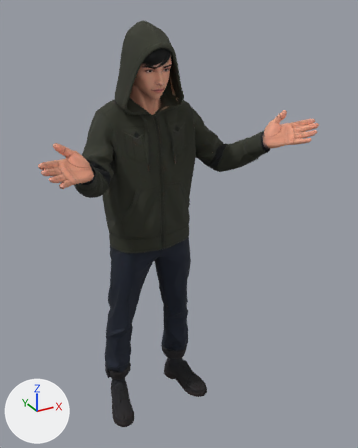
One commit to the glTF model public/models/ren.glb: the scene before it, then after it.
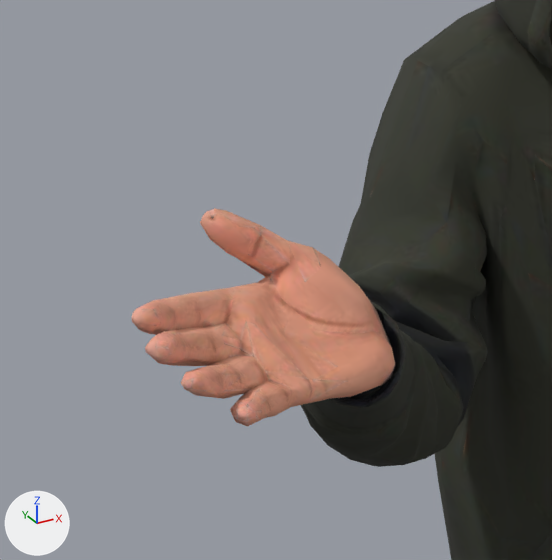
The first picture shows the older version from a camera (50 mm lens) standing at (-0.807, -1.578, 1.727) and looking at (0.066, 0.011, 0.932). The close-ups show the older and then the newer version on the part from 3% to 36% of the width and 22% to 49% of the height of that picture. Only the edits that show in the close-ups are written down. The axes (+X, +Y, +Z) are drawn at lower left. The lights are the same throughout. Where no turn or scale is listed for an object, it has been applied to the vertices. Vertices at exactly the same position are counted once.

The first close-up shows 'char1'.
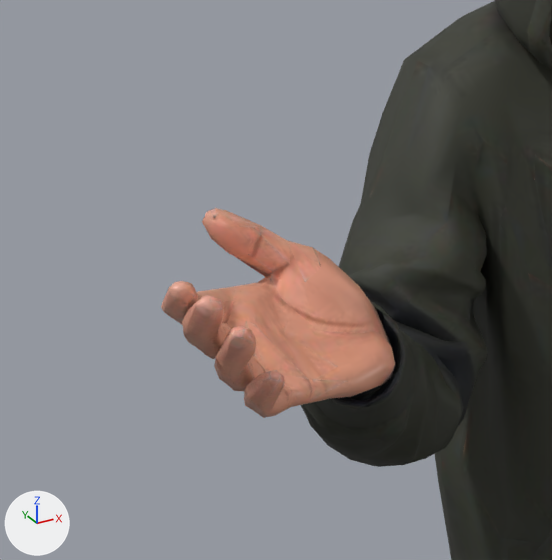
Edits to the scene script, one JSON object a line:
```json
{"block": "me_mesh_0", "where": "# used by ob_char1; location = (0.0, 0.0, 0.0)"}
{"op": "remove", "block": "me_mesh_0", "code": "me_mesh_0.from_pydata(...)  # 6219 vertices, 12449 faces; spans x -0.51..0.51, y -0.26..0.27, z 0.0..1.68"}
{"op": "add", "block": "me_mesh_0", "code": "me_mesh_0.from_pydata(...)  # 6219 vertices, 12449 faces; spans x -0.49..0.48, y -0.27..0.27, z 0.0..1.68"}
{"block": "me_mesh_0", "change": "me_mesh_0 part 1: 126 of the vertices in x -0.51..-0.44, y -0.26..-0.19, z 1.25..1.32 are multiplied about their middle by the matrix ((0.838, -0.403, 0.172), (0.336, 0.83, 0.306), (-0.281, -0.21, 0.878)), then moved by (0.01, -0.01, 0.01)"}
{"block": "me_mesh_0", "change": "other edits to the shape of me_mesh_0 do not show in these pictures"}
```

Pixel boxes (x1, y1, x2, y2) of what changed, in the close-ups (552 x 560 px; the box of a moved part takes in the faces that stretch with it):
```json
{"object": "char1", "change": "reshaped", "before": [132, 0, 552, 560], "after": [161, 0, 552, 560]}
{"part": 1, "of": "me_mesh_0", "change": "moved or reshaped", "before": [132, 293, 269, 426], "after": [161, 281, 285, 418]}
```
